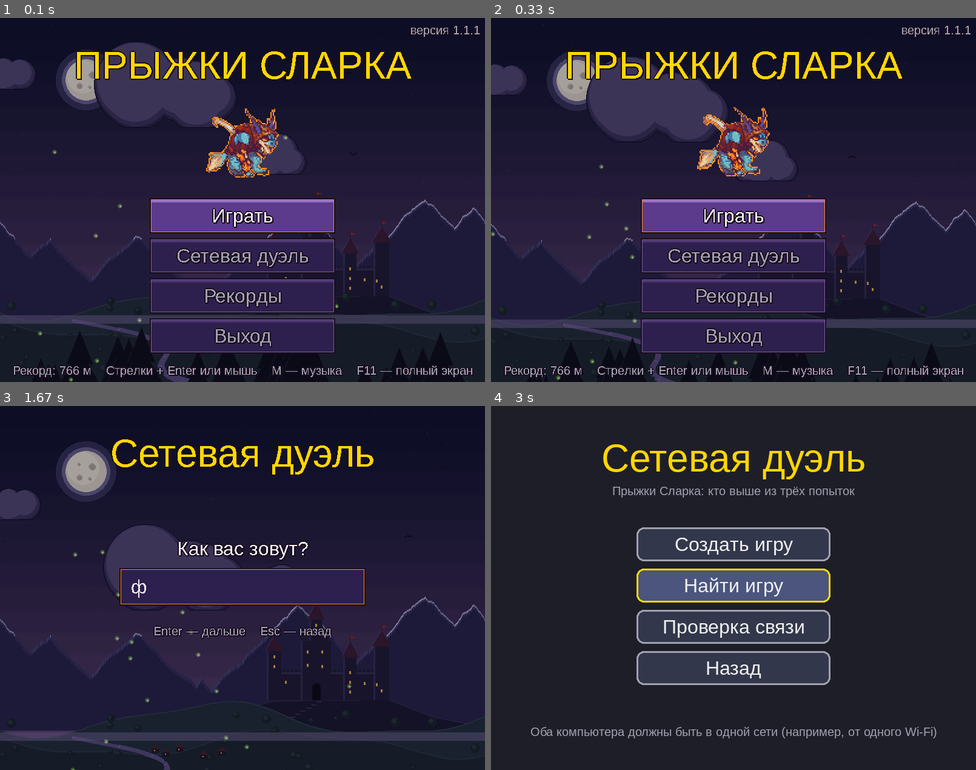
Above: before the commit, frames 1-4 (two rows, left to right).
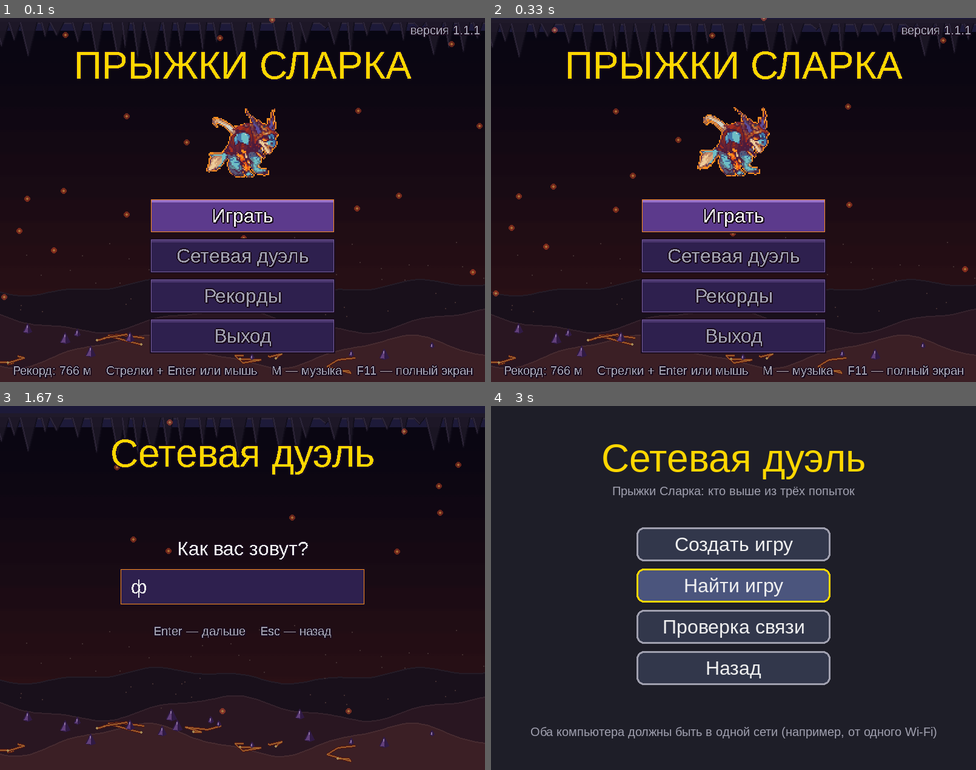
Above: after the commit, the same moments.

Repository: mpa3yka-cell/slark-jump
Game: pygame game, started from main.py
The game is run twice, just before and just after one commit, with the same random seed, the same clock (stepped at 60 frames per second) and the same inputs.
Inputs (mouse positions are in pixels of both pictures, inside the frame that each line leads up to):
- Up to frame 1 (0.1 s): no input
- Up to frame 2 (0.33 s): no input
- Up to frame 3 (1.67 s): click (242, 682) at 0.38 s; click (397, 577) at 0.72 s; hold Up 1-1.47 s; tap Space at 1.55 s
- Up to frame 4 (3 s): tap Enter at 1.88, 2.55 s; click "Создать игру" at 2.27 s; hold Down from 2.88 s (still down)

The runs differ from the first frame. In frame 1, 59% of the frame differs, in the area x 0-100%, y 0-100%; in frame 2, 58%; in frame 3, 65%, in the area x 0-100%, y 2-100%; in frame 4, nothing differs.

Commit message:
Новые подземные зоны: мантия земли и шахта
Вулкан заменён на две отдельные зоны с общей пещерной отрисовкой.

- В мантии земли (0-250 м): раскалённая порода, магма в трещинах,
  кристаллы и искры
- Шахта (250-500 м): стены с рудными жилами, деревянные рамы с
  фонарями, настил с рельсами, пыль в воздухе
- сталактиты висят на потолке обеих зон
- новые текстуры в jump_art.py, сложность шахты 1.3
- кровавое солнце выплывает снизу на границе зон
- зоны ищутся по id через BIOME, а не по номеру: номера сдвигаются
  с каждой новой зоной

Diff:
--- a/jump_art.py
+++ b/jump_art.py
@@ -342,7 +342,7 @@
 # --- Платформы ---
 
 PLATFORM_DRAW_H = 26        # картинка платформы выше её «ступени» (16 px): мох и цепи свисают
-TEXTURED = {"valley": 0.22, "volcano": 0.2, "sunset": 0.2, "ice": 0.12, "clouds": 0.14, "space": 0.16}
+TEXTURED = {"mantle": 0.2, "mine": 0.22, "valley": 0.22, "sunset": 0.2, "ice": 0.12, "clouds": 0.14, "space": 0.16}
 
 
 def draw_platform(pen, kind, biome, w):
@@ -378,7 +378,30 @@
             pen.circle((226, 196, 246), x + 3, 4, 1.2)
         return
 
-    if biome == "valley":
+    if biome == "mantle":
+        # базальт с горящими прожилками: тёмные глыбы, в щелях светится магма
+        pen.rect((34, 22, 30), 0, 3, w, h - 3, 3)
+        for x in range(0, int(w), 15):
+            pen.rect((58, 38, 42) if x // 15 % 2 else (48, 32, 38), x + 1, 4, 13, h - 7, 2)
+        for x in range(15, int(w) - 4, 15):
+            pen.line((216, 92, 30), (x, 5), (x - 1 + x % 3, h - 3), 1.2)
+        pen.rect((78, 52, 46), 0, 3, w, 2, 1)
+        for x in range(9, int(w) - 6, 23):
+            pen.polygon((126, 78, 158), [(x, h - 1), (x + 2, h - 5 + x % 3), (x + 4, h - 1)])
+            pen.circle((255, 214, 120), x + 2, h, 1)
+    elif biome == "mine":
+        # толстые доски крепления: тёплое дерево, гвозди, изнанка внизу
+        pen.rect((62, 42, 28), 0, 3, w, h - 3, 2)
+        for x in range(0, int(w), 22):
+            pen.rect((92, 64, 38) if x // 22 % 2 else (82, 56, 34), x + 2, 4, 18, h - 7, 2)
+            pen.circle((172, 158, 148), x + 6, 7, 0.9)
+            pen.circle((172, 158, 148), x + 15, h - 5, 0.9)
+        pen.rect((112, 82, 50), 0, 1, w, 4, 2)
+        for x in range(2, int(w), 6):
+            pen.line((52, 36, 24), (x, 3 + x % 3), (x, h - 2 - x % 2), 0.8)
+        for x in range(8, int(w) - 6, 26):
+            pen.circle((196, 176, 108), x + 4, 9 + x % 3, 1.6)
+    elif biome == "valley":
         # булыжник: два ряда камней, сверху мох, вниз свисают корни
         pen.rect((34, 28, 44), 0, 3, w, h - 3, 3)
         for x in range(0, int(w), 13):
@@ -390,17 +413,6 @@
             pen.circle((80, 98, 50) if x % 12 else (110, 126, 64), x, 2 + (x * 7 % 3) * 0.6, 2.4)
         for x in range(7, int(w) - 4, 17):
             pen.line((56, 74, 38), (x, h - 1), (x + (x % 3) - 1, h + 5 + x % 4), 1.3)
-    elif biome == "volcano":
-        # застывший базальт: тёмные глыбы, между ними светятся трещины с лавой
-        pen.rect((40, 28, 26), 0, 3, w, h - 3, 3)
-        for x in range(0, int(w), 15):
-            pen.rect((66, 46, 40) if x // 15 % 2 else (56, 38, 34), x + 1, 4, 13, h - 7, 2)
-        for x in range(15, int(w) - 4, 15):
-            pen.line((240, 110, 30), (x, 5), (x - 1 + x % 3, h - 3), 1.2)
-        pen.rect((90, 66, 56), 0, 3, w, 2, 1)
-        for x in range(9, int(w) - 6, 23):
-            pen.polygon((220, 90, 20), [(x, h - 1), (x + 2, h + 4 + x % 3), (x + 4, h - 1)])
-            pen.circle((255, 170, 60), x + 2, h, 1)
     elif biome == "ice":
         # глыба льда: снег сверху, блики на гранях, снизу сосульки
         pen.rect((96, 146, 200), 0, 3, w, h - 4, 3)
--- a/jump_background.py
+++ b/jump_background.py
@@ -1,12 +1,13 @@
 """Фон «Прыжков Сларка» — пиксель-арт в стиле тёмного фэнтези: зоны по высоте и параллакс.
 
 Чем выше поднимается Сларк, тем сильнее меняется мир:
-    0 м      — Долина замка: сумерки, средневековый замок на холме, река, деревушка, туман, лес
-    180 м    — Вулканические земли: лава, пепел, обломки пород, красное свечение
-    350 м    — Кровавый закат: огромное красное солнце, облака в огне, вороны
-    650 м    — Ледяные пики: снежные горы, северное сияние, ледники
-    900 м    — Над облаками: море облаков внизу, лунная ночь
-    1200 м   — Звёздная бездна: звёзды, туманности, планеты
+    0 м      — В мантии земли: раскалённая порода, магма в трещинах, кристаллы, полная темнота
+    250 м    — Шахта: каменные стены, деревянные рамы, рельсы, фонари, рудные блёстки
+    500 м    — Долина замка: сумерки, средневековый замок на холме, река, деревушка, туман, лес
+    800 м    — Кровавый закат: огромное красное солнце, облака в огне, вороны
+    1150 м   — Ледяные пики: снежные горы, северное сияние, ледники
+    1500 м   — Над облаками: море облаков внизу, лунная ночь
+    1900 м   — Звёздная бездна: звёзды, туманности, планеты
 Небо рисуется полосами с «шахматными» переходами, всё остальное — без сглаживания, пиксель к пикселю.
 Дальние слои едут вниз медленнее ближних — так получается глубина (параллакс).
 """
@@ -22,27 +23,32 @@
 SKY_BANDS = 16    # на сколько полос делится небо
 
 BIOMES = [
-    {"name": "Долина замка", "id": "valley", "from": 0,
+    {"name": "В мантии земли", "id": "mantle", "from": 0,
+     "top": (8, 6, 16), "bottom": (78, 28, 22), "stars": 0.0, "clouds": 0.0,
+     "cloud": ((54, 26, 24), (88, 36, 26), (124, 50, 32))},
+    {"name": "Шахта", "id": "mine", "from": 250,
+     "top": (16, 12, 16), "bottom": (74, 52, 36), "stars": 0.0, "clouds": 0.0,
+     "cloud": ((60, 44, 34), (88, 64, 44), (118, 88, 60))},
+    {"name": "Долина замка", "id": "valley", "from": 500,
      "top": (16, 18, 46), "bottom": (104, 74, 122), "stars": 0.35, "clouds": 0.22,
      "cloud": ((42, 36, 68), (62, 54, 94), (88, 78, 122))},
-    {"name": "Вулканические земли", "id": "volcano", "from": 180,
-     "top": (60, 20, 10), "bottom": (180, 60, 20), "stars": 0.0, "clouds": 0.0,
-     "cloud": ((80, 30, 10), (120, 50, 20), (160, 70, 30))},
-    {"name": "Кровавый закат", "id": "sunset", "from": 350,
+    {"name": "Кровавый закат", "id": "sunset", "from": 800,
      "top": (54, 22, 60), "bottom": (242, 118, 66), "stars": 0.0, "clouds": 0.55,
      "cloud": ((104, 36, 58), (190, 84, 66), (250, 158, 88))},
-    {"name": "Ледяные пики", "id": "ice", "from": 650,
+    {"name": "Ледяные пики", "id": "ice", "from": 1150,
      "top": (10, 20, 50), "bottom": (80, 120, 180), "stars": 0.5, "clouds": 0.3,
      "cloud": ((140, 170, 220), (180, 200, 240), (220, 235, 255))},
-    {"name": "Над облаками", "id": "clouds", "from": 900,
+    {"name": "Над облаками", "id": "clouds", "from": 1500,
      "top": (22, 30, 76), "bottom": (130, 150, 204), "stars": 0.3, "clouds": 1.0,
      "cloud": ((112, 122, 176), (164, 176, 220), (224, 230, 250))},
-    {"name": "Звёздная бездна", "id": "space", "from": 1200,
+    {"name": "Звёздная бездна", "id": "space", "from": 1900,
      "top": (4, 2, 14), "bottom": (30, 14, 58), "stars": 1.0, "clouds": 0.0,
      "cloud": ((44, 30, 78), (66, 46, 108), (96, 70, 140))},
 ]
 
 BIOME = {b["id"]: b for b in BIOMES}   # ищем зону по id, а не по номеру: номера сдвигаются с каждой новой зоной
+
+MINE_FRAMES = (96, 300, 512, 700)   # где стоят деревянные рамы в шахте — по ним же висят фонари
 
 
 def lerp(a, b, t):
@@ -85,6 +91,17 @@
     """Насколько «сильна» зона на этой высоте (от 0 до 1) — для луны, солнца, ворон."""
     a, b, t = biome_at(height_m)
     return (1 - t) * (a["id"] == biome_id) + t * (b["id"] == biome_id)
+
+
+def above_zone(height_m, biome_id):
+    """На сколько метров подъём ушёл выше начала зоны — для слоёв, которые едут вместе с камерой."""
+    return height_m - BIOME[biome_id]["from"]
+
+
+def body_y(height_m, start_m, end_m, near, far):
+    """Положение солнца или луны: от `near` до `far` пикселей ниже низа экрана между двумя высотами."""
+    t = max(0.0, min(1.0, (height_m - start_m) / max(1, end_m - start_m)))
+    return HEIGHT + lerp(near, far, t)
 
 
 # --- Пиксельные картинки фона ---
@@ -357,35 +374,101 @@
     return surf
 
 
-def make_volcano():
-    """Вулканический пейзаж: лава, пепел, обломки пород."""
+def make_mantle():
+    """Мантия земли: слои раскалённой породы, магма в трещинах, кристаллы и пепел в воздухе."""
     w, h = WIDTH, 240
     surf = pygame.Surface((w, h), pygame.SRCALPHA)
-    rng = random.Random(42)
-    # лава внизу
-    lava = []
-    for x in range(0, w + 1, 6):
-        y = 180 + math.sin(x / 50) * 15 + math.sin(x / 23) * 8
-        lava.append((x, y))
-    lava.append((w, h))
-    lava.append((0, h))
-    pygame.draw.polygon(surf, (180, 60, 20), lava)
-    # блики на лаве
-    for _ in range(30):
-        x = rng.randint(0, w)
-        y = rng.randint(170, h - 10)
-        pygame.draw.rect(surf, (255, 140, 40), (x, y, rng.randint(4, 12), 2))
-    # обломки пород
-    for _ in range(40):
-        x = rng.randint(0, w)
-        y = rng.randint(100, 180)
-        size = rng.randint(3, 8)
-        pygame.draw.polygon(surf, (60, 40, 35), [(x, y), (x + size, y - 2), (x + size + 2, y + 3), (x - 2, y + 4)])
+    rng = random.Random(31)
+    # три гряды породы: дальняя тёмная, средняя, ближняя тёплая
+    for seed, tone, base, amp in ((1, (34, 22, 30), 84, 10), (2, (58, 32, 38), 138, 18), (3, (86, 46, 44), 190, 24)):
+        phase = random.Random(seed).uniform(0, 6)
+        ridge = [(x, base + math.sin(x / 70 + phase) * amp + math.sin(x / 23) * 4) for x in range(0, w + 1, 8)]
+        pygame.draw.polygon(surf, tone, [(0, h)] + ridge + [(w, h)])
+        pygame.draw.lines(surf, tuple(min(255, c + 18) for c in tone), False, ridge, 2)
+    # магма в трещинах: тёмный разлом, внутри горячая нитка и капля на конце
+    for _ in range(8):
+        x, y = rng.randint(0, w), rng.randint(150, h - 20)
+        points = [(x, y)]
+        for _ in range(rng.randint(3, 6)):
+            points.append((points[-1][0] + rng.randint(-40, 40), points[-1][1] + rng.randint(-6, 12)))
+        pygame.draw.lines(surf, (96, 32, 20), False, points, 5)
+        pygame.draw.lines(surf, (188, 74, 26), False, points, 3)
+        pygame.draw.lines(surf, (255, 176, 70), False, points, 1)
+        pygame.draw.circle(surf, (255, 214, 120), points[-1], 2)
+    # кристаллы, торчащие из породы
+    for _ in range(16):
+        x, y = rng.randint(0, w), rng.randint(150, h - 40)
+        size = rng.randint(7, 17)
+        pygame.draw.polygon(surf, (70, 38, 92), [(x, y), (x + size // 2, y - size), (x + size, y), (x + size // 2, y + 3)])
+        pygame.draw.polygon(surf, (146, 96, 178), [(x + 1, y), (x + size // 2, y - size + 3), (x + size // 2, y + 1)])
+        pygame.draw.rect(surf, (216, 176, 240), (x + size // 2 - 1, y - size + 4, 2, 4))
     # пепел
-    for _ in range(60):
-        x = rng.randint(0, w)
-        y = rng.randint(0, h)
-        pygame.draw.rect(surf, (100, 80, 70), (x, y, 2, 2))
+    for _ in range(50):
+        pygame.draw.rect(surf, (96, 68, 62), (rng.randint(0, w), rng.randint(0, 140), 2, 2))
+    return surf
+
+
+def make_mine():
+    """Шахта: каменные стены, деревянные рамы с распорками, настил, рельсы и рудные блёстки."""
+    w, h = WIDTH, 240
+    surf = pygame.Surface((w, h), pygame.SRCALPHA)
+    rng = random.Random(53)
+    # стены шахты: неровный камень по краям, в центре — тёмный провал
+    for side in (0, 1):
+        limit = 74 if side == 0 else w - 74
+        points = [(limit, 0)]
+        for y in range(0, h + 20, 20):
+            points.append((limit + (-1 if side == 0 else 1) * rng.randint(0, 22), y))
+        points.append((limit, h))
+        tone = (36, 30, 32) if side == 0 else (28, 24, 26)
+        pygame.draw.polygon(surf, tone, points)
+        pygame.draw.lines(surf, (58, 48, 46), False, points[1:-1], 2)
+        # рудные жилы в стене — с тёплыми блёстками
+        for _ in range(9):
+            x = limit + (-1 if side == 0 else 1) * rng.randint(4, 60)
+            y = rng.randint(10, h - 20)
+            pygame.draw.circle(surf, (74, 64, 48), (x, y), rng.randint(4, 8))
+            pygame.draw.rect(surf, (210, 190, 116), (x + rng.randint(-5, 5), y + rng.randint(-4, 4), 2, 2))
+    # деревянные рамы: стойки, верхняя балка, раскосы
+    for x in MINE_FRAMES:
+        for dx in (0, 62):
+            pygame.draw.rect(surf, (74, 50, 32), (x + dx, 20, 12, h - 20))
+            pygame.draw.rect(surf, (108, 76, 46), (x + dx, 20, 4, h - 20))
+        pygame.draw.rect(surf, (88, 60, 38), (x - 4, 12, 92, 12))
+        pygame.draw.rect(surf, (120, 86, 54), (x - 4, 12, 92, 4))
+        pygame.draw.line(surf, (66, 44, 28), (x + 4, 30), (x + 26, 68), 4)
+        pygame.draw.line(surf, (66, 44, 28), (x + 70, 30), (x + 48, 68), 4)
+        # фонарь под балкой
+        pygame.draw.rect(surf, (46, 34, 24), (x + 20, 24, 9, 4))
+        pygame.draw.rect(surf, (255, 214, 130), (x + 21, 28, 7, 7))
+        pygame.draw.rect(surf, (86, 60, 34), (x + 20, 35, 9, 3))
+    # настил из досок с рельсами
+    pygame.draw.rect(surf, (78, 54, 34), (0, 198, w, h - 198))
+    for y in range(200, h, 8):
+        pygame.draw.rect(surf, (108, 78, 48), (0, y, w, 2))
+    for y in (214, 226):
+        pygame.draw.rect(surf, (140, 134, 140), (0, y, w, 2))
+    for x in range(0, w, 26):
+        pygame.draw.rect(surf, (52, 36, 24), (x, 210, 8, h - 210))
+    return surf
+
+
+def make_stalactites(seed):
+    """Сталактиты: зубья породы, свисающие с потолка пещеры."""
+    w, h = WIDTH, 80
+    surf = pygame.Surface((w, h), pygame.SRCALPHA)
+    rng = random.Random(seed)
+    pygame.draw.rect(surf, (46, 38, 50), (0, 0, w, 8))          # сам потолок
+    pygame.draw.rect(surf, (72, 62, 82), (0, 8, w, 2))          # его светлая кромка
+    x = -10
+    while x < w + 10:
+        length = rng.randint(14, 74)
+        width = rng.randint(12, 30)
+        tip = x + width // 2
+        pygame.draw.polygon(surf, (40, 33, 45), [(x, 6), (x + width, 6), (tip, length)])
+        pygame.draw.line(surf, (68, 58, 78), (x + 1, 7), (tip, length - 2), 2)   # свет сбоку
+        pygame.draw.line(surf, (22, 18, 28), (x + width - 1, 7), (tip, length), 2)  # тень
+        x += rng.randint(14, 38)
     return surf
 
 
@@ -455,11 +538,20 @@
             (make_valley(), 0.17, HEIGHT - 205),
             (make_forest(8, 30, 110, 180, (12, 14, 24), (30, 32, 52)), 0.4, HEIGHT - 150),
         ]
-        # вулкан
-        self.volcano = make_volcano()
-        self.lava_glow = pygame.Surface((15, 15))   # чёрный фон: рисуется «добавлением света», как светлячки
-        pygame.draw.circle(self.lava_glow, (110, 44, 8), (7, 7), 7)
-        pygame.draw.circle(self.lava_glow, (200, 96, 24), (7, 7), 3)
+        # подземные зоны: порода с магмой, шахта, потолок пещеры
+        self.mantle = make_mantle()
+        self.mine_wall = make_mine()
+        self.stalactites = make_stalactites(17)
+        self.ember_glow = pygame.Surface((11, 11))   # чёрный фон: рисуется «добавлением света», как светлячки
+        pygame.draw.circle(self.ember_glow, (140, 46, 12), (5, 5), 5)
+        pygame.draw.circle(self.ember_glow, (255, 150, 50), (5, 5), 2)
+        self.lantern_glow = pygame.Surface((21, 21))
+        pygame.draw.circle(self.lantern_glow, (88, 56, 16), (10, 10), 10)
+        pygame.draw.circle(self.lantern_glow, (250, 196, 96), (10, 10), 4)
+        # искры из магмы и пыль в шахте
+        self.embers = [[rng.uniform(0, WIDTH), rng.uniform(0, HEIGHT), rng.uniform(0, 6)] for _ in range(30)]
+        self.dust = [[rng.uniform(0, WIDTH), rng.uniform(0, HEIGHT), rng.uniform(0, 6)] for _ in range(26)]
+        self.lanterns = [(x + 24, HEIGHT - 216, phase) for x, phase in zip(MINE_FRAMES, (0, 1.7, 3.1, 4.6))]
         # лед
         self.ice_mountains = make_ice_mountains()
         self.aurora = make_aurora()
@@ -504,6 +596,16 @@
             raven[1] += math.sin(self.time * 2 + raven[3]) * 0.3
             if raven[0] > WIDTH + 30:
                 raven[0], raven[1] = random.uniform(-300, -30), random.uniform(60, 360)
+        for spark in self.embers:      # искры из магмы медленно поднимаются и гаснут вверху
+            spark[1] -= 0.3 + spark[2] * 0.05
+            spark[0] += math.sin(self.time + spark[2]) * 0.2
+            if spark[1] < -10:
+                spark[0], spark[1] = random.uniform(0, WIDTH), random.uniform(HEIGHT * 0.5, HEIGHT + 20)
+        for mote in self.dust:         # пыль в шахте плавает в свете фонарей
+            mote[0] += 0.15 + mote[2] * 0.03
+            mote[1] += math.sin(self.time * 0.7 + mote[2]) * 0.2
+            if mote[0] > WIDTH + 5:
+                mote[0], mote[1] = -5.0, random.uniform(0, HEIGHT)
 
         index = biome_index(height_m)
         if index != self.banner_index:
@@ -614,16 +716,17 @@
             pygame.draw.line(surf, (255, 255, 255), (x, y), (x + 40, y - 17), 2)
 
         # луна над долиной (очень далеко — почти не двигается)
-        self.draw_faded(surf, self.moon, (90, 50 + climbed * 0.02 + oy * 0.5), weight(height_m, "valley"))
-        # кровавое солнце: выплывает сверху и медленно «садится» по мере подъёма
+        valley_shift = above_zone(height_m, "valley") * PIXELS_PER_METER
+        self.draw_faded(surf, self.moon, (90, 50 + valley_shift * 0.02 + oy * 0.5), weight(height_m, "valley"))
+        # кровавое солнце: выплывает снизу на границе зон и медленно «садится» по мере подъёма
         sunset = weight(height_m, "sunset")
         if sunset > 0.03:
-            sun_y = HEIGHT - (1180 - climbed * 0.14) + oy
+            sun_y = body_y(height_m, BIOME["sunset"]["from"], BIOME["clouds"]["from"], -200, 1340) + oy
             self.draw_faded(surf, self.sun, (WIDTH // 2 - 130, sun_y), sunset)
         # большая луна над облаками
         clouds = weight(height_m, "clouds")
         if clouds > 0.03:
-            moon_y = HEIGHT - (2200 - climbed * 0.12) + oy
+            moon_y = body_y(height_m, BIOME["clouds"]["from"], BIOME["space"]["from"], -40, 680) + oy
             self.draw_faded(surf, self.big_moon, (WIDTH - 300, moon_y), clouds)
 
         # туманности и планеты в космосе
@@ -643,7 +746,7 @@
 
         # горы, замок, долина и лес — уезжают вниз, когда поднимаемся (дальние — медленнее)
         for image, factor, top in self.ground_layers:
-            y = top + climbed * factor + oy
+            y = top + valley_shift * factor + oy
             if y < view_h:
                 surf.blit(image, (0, y))
 
@@ -672,16 +775,30 @@
                     self.firefly_glow.set_alpha(int(glow * 255))
                     surf.blit(self.firefly_glow, (int(x) - 4, int(y) - 4 + oy), special_flags=pygame.BLEND_RGB_ADD)
 
-        # вулкан: лава внизу, пепел в воздухе
-        volcano = weight(height_m, "volcano")
-        if volcano > 0.05:
-            self.draw_faded(surf, self.volcano, (0, HEIGHT - 240 + oy), volcano)
-            # свечение лавы
-            for _ in range(5):
-                x = WIDTH // 2 + math.sin(self.time * 2 + _) * 200
-                y = HEIGHT - 180 + math.sin(self.time * 3 + _) * 20 + oy
-                self.lava_glow.set_alpha(int(80 * volcano))
-                surf.blit(self.lava_glow, (int(x) - 7, int(y) - 7), special_flags=pygame.BLEND_RGB_ADD)
+        # мантия земли: раскалённая порода внизу, сталактиты наверху, искры из магмы
+        mantle = weight(height_m, "mantle")
+        if mantle > 0.05:
+            self.draw_faded(surf, self.mantle, (0, HEIGHT - 240 + oy), mantle)
+            roof_y = int(above_zone(height_m, "mantle") * PIXELS_PER_METER * 0.04) + oy
+            self.draw_faded(surf, self.stalactites, (0, roof_y), mantle * 0.9)
+            for x, y, phase in self.embers:
+                glow = mantle * (0.35 + 0.65 * math.sin(self.time * 2 + phase * 3))
+                if glow > 0.2:
+                    self.ember_glow.set_alpha(int(glow * 190))
+                    surf.blit(self.ember_glow, (int(x) - 5, int(y) - 5 + oy), special_flags=pygame.BLEND_RGB_ADD)
+
+        # шахта: стены с рамами и рельсами, потолок пещеры, фонари и пыль
+        mine = weight(height_m, "mine")
+        if mine > 0.05:
+            self.draw_faded(surf, self.mine_wall, (0, HEIGHT - 240 + oy), mine)
+            roof_y = int(above_zone(height_m, "mine") * PIXELS_PER_METER * 0.04) + oy
+            self.draw_faded(surf, self.stalactites, (0, roof_y), mine * 0.9)
+            for x, y, phase in self.lanterns:
+                flicker = 0.75 + 0.25 * math.sin(self.time * 7 + phase * 3)
+                self.lantern_glow.set_alpha(int(170 * mine * flicker))
+                surf.blit(self.lantern_glow, (int(x) - 10, int(y) - 10 + oy), special_flags=pygame.BLEND_RGB_ADD)
+            for x, y, _ in self.dust:
+                surf.set_at((int(x), int(y) + oy), lerp_color(self.sky_key[0], (206, 186, 150), mine * 0.7))
 
         # ледяные пики: горы, северное сияние, ледяное море
         ice = weight(height_m, "ice")
--- a/jump_game.py
+++ b/jump_game.py
@@ -199,14 +199,14 @@
     def build_patterns(self):
         while self.top_y > -HEIGHT:
             h = self.height_at(self.top_y)
-            d = min(h / 1500, 1)  # сложность от 0 до 1, масштабируется по 6 зонам
+            d = min(h / BIOMES[-1]["from"], 1)  # сложность от 0 до 1, масштабируется по всем зонам
             biome = BIOMES[biome_index(h)]["id"]
             if h < 15:
                 self.pattern_single(d)
                 continue
             danger = 1 if h > SAFE_HEIGHT else 0
             # веса паттернов зависят от биома
-            biome_mod = {"volcano": 1.3, "ice": 0.8, "space": 1.5}.get(biome, 1.0)
+            biome_mod = {"mine": 1.3, "ice": 0.8, "space": 1.5}.get(biome, 1.0)
             patterns = [
                 (self.pattern_single, 4 * biome_mod),
                 (self.pattern_staircase, 2.5 * biome_mod),
@@ -978,7 +978,7 @@
 
 def prepare_platforms():
     """Картинки всех платформ готовим при запуске — чтобы игра не подтормаживала, встречая новую."""
-    for biome in ("valley", "volcano", "sunset", "ice", "clouds", "space"):
+    for biome in ("mantle", "mine", "valley", "sunset", "ice", "clouds", "space"):
         for kind in ("normal", "moving", "elevator", "breaking", "vanishing", "trampoline"):
             art.platform(kind, biome, PLATFORM_W)
         for width in BRIDGE_WIDTHS:
--- a/main.py
+++ b/main.py
@@ -311,7 +311,7 @@
     else:
         # фон меню: медленно поднимаемся сквозь все зоны и начинаем заново
         backdrop_climbed += 3
-        if backdrop_climbed > 1300 * PIXELS_PER_METER:
+        if backdrop_climbed > (BIOMES[-1]["from"] + 100) * PIXELS_PER_METER:
             backdrop_climbed = 0
             backdrop = Background()  # начинаем путь заново — облака и туманности строятся с нуля
         backdrop.update(backdrop_climbed)
